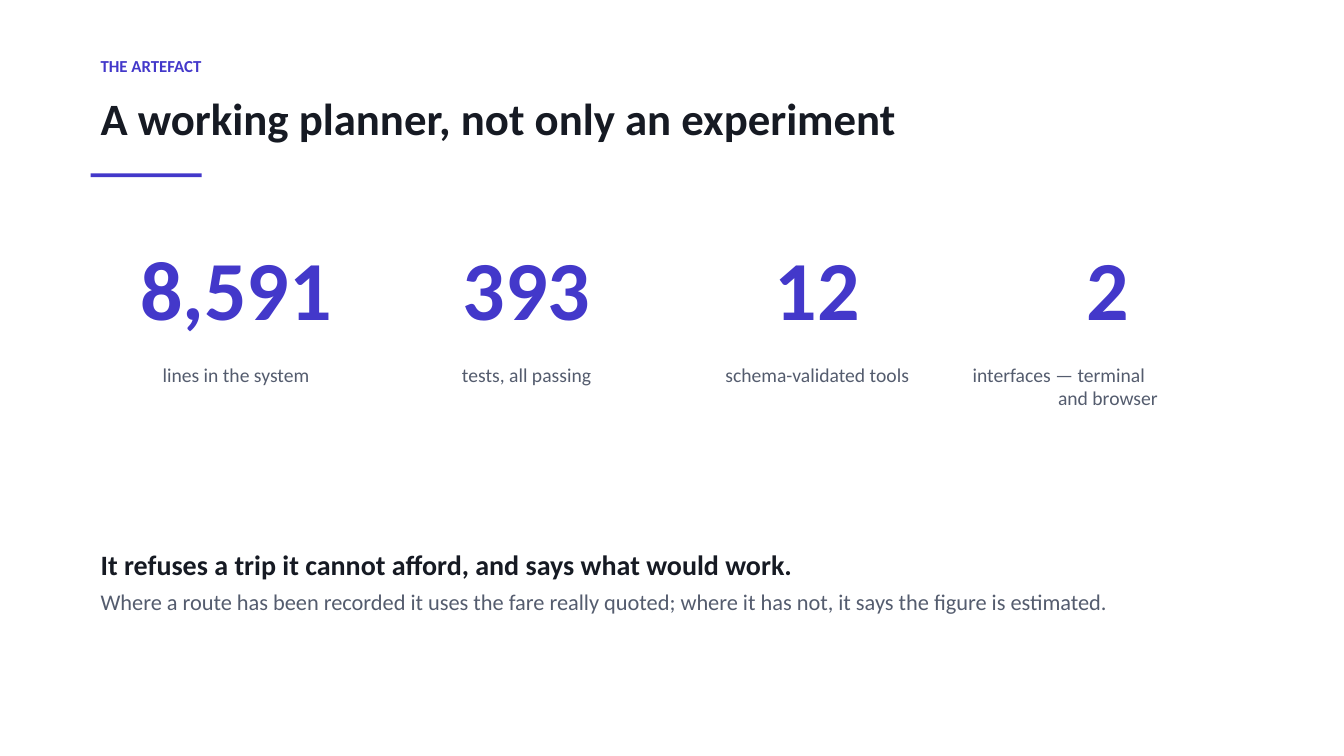
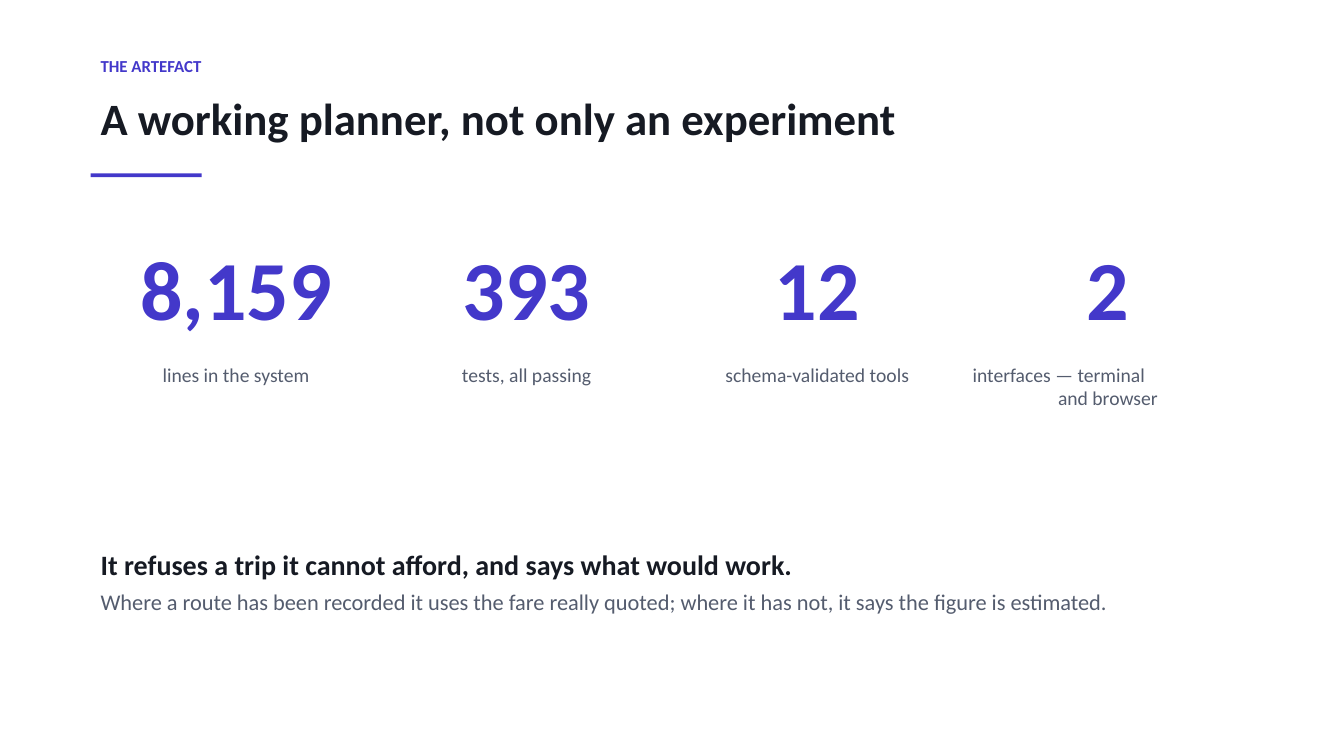
Before and after one commit to sherali143/Trip-Planner, a slide deck: slide 13 of submission/CMP7200_Viva_Presentation.pptx. Drawn at 1344x756 pixels with LibreOffice and Linux fonts; fonts in the diff are those of the drawing. Boxes give left, top, right and bottom in pixels: in the first picture for what was removed or moved away, otherwise in the second. Text is boxed around its words. In the diff, an @@ line names an element or a change of style, - is before the commit and + after.

```diff
--- a/submission/CMP7200_Viva_Presentation.pptx
+++ b/submission/CMP7200_Viva_Presentation.pptx
@@ text at (140,262,332,331): text changed @@
-8,591
+8,159
```
Also in this commit, not shown: 7 other files.
